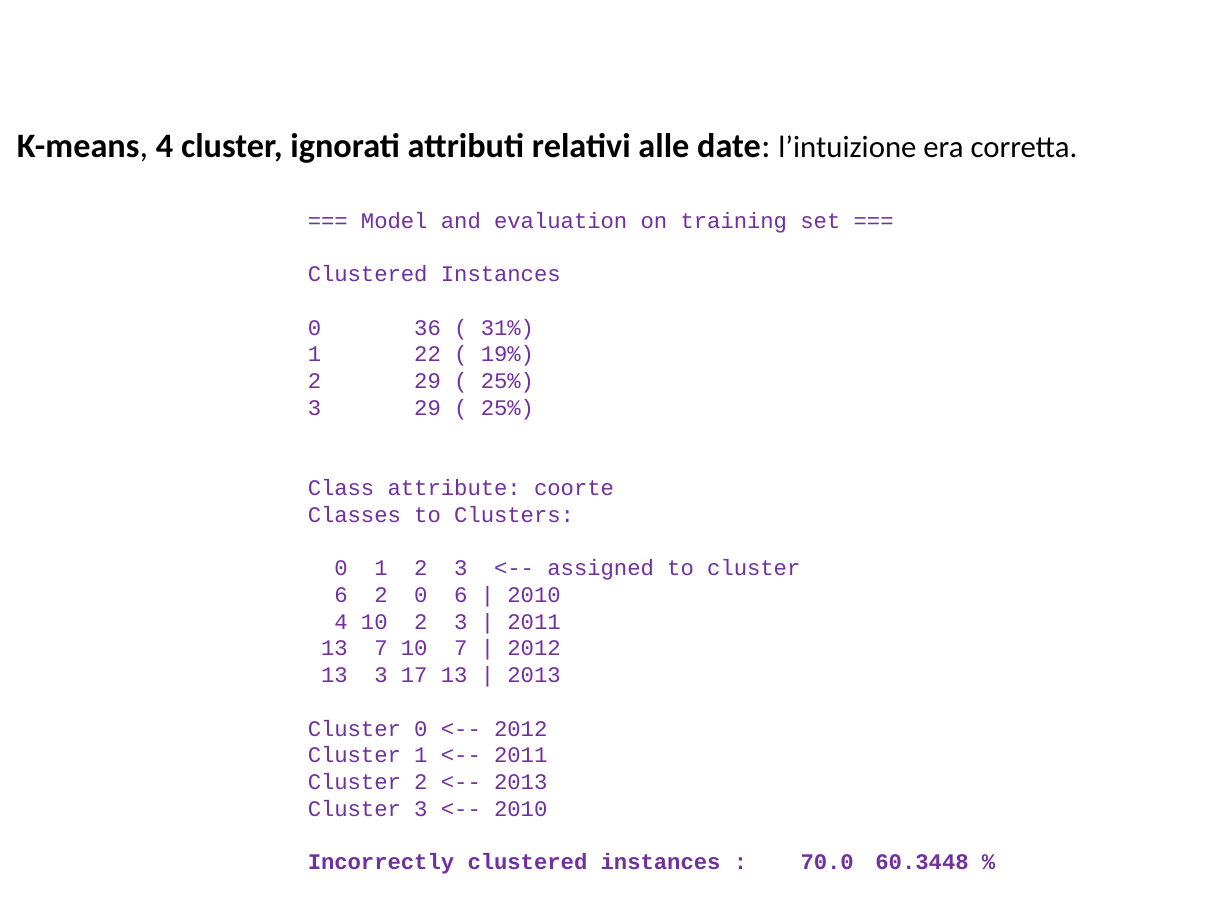
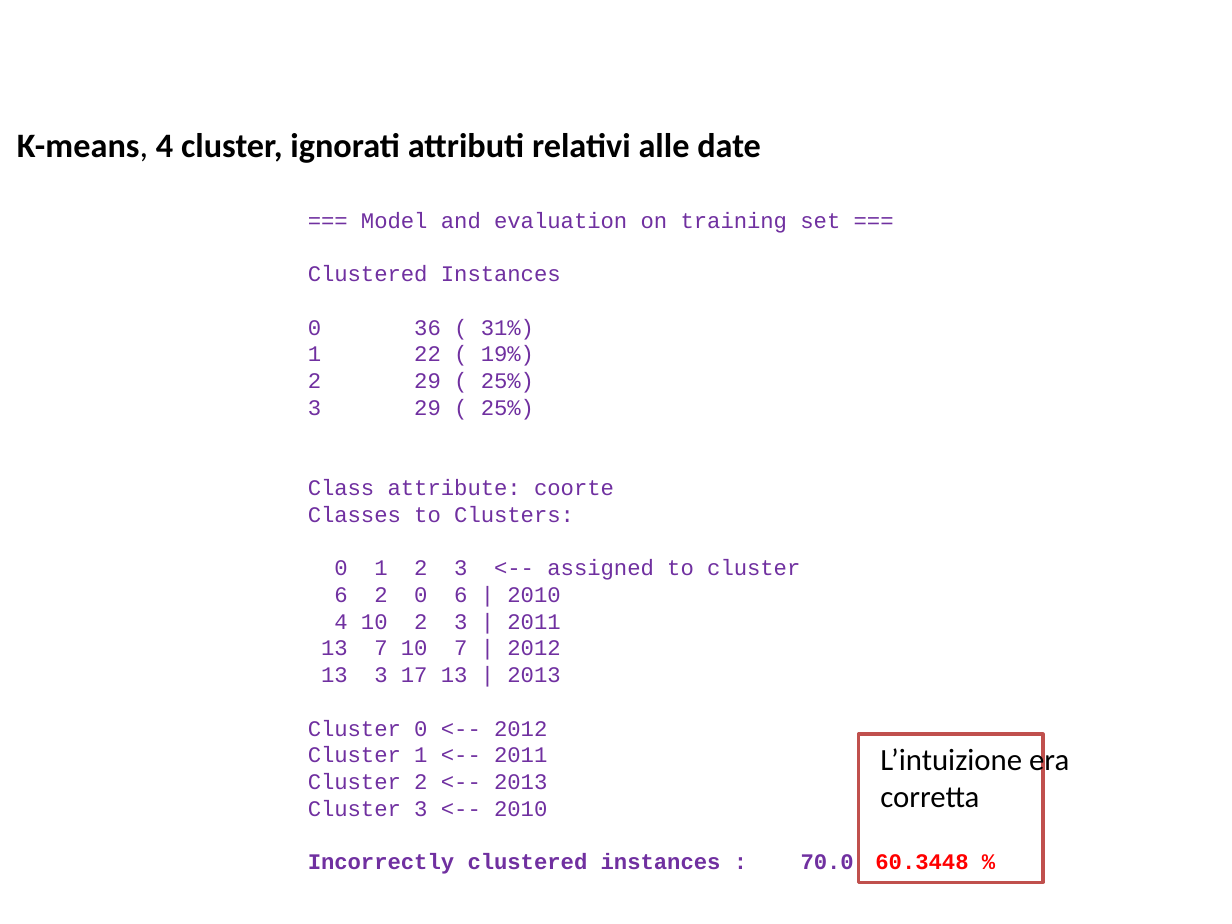
Before and after one commit to BlacknDecker/unifi, a slide deck: slide 67 of relazione.pptx (slide 65 before the commit). Drawn at 1232x924 pixels with LibreOffice and Linux fonts; fonts in the diff are those of the drawing; background and template pictures are left out. Boxes give left, top, right and bottom in pixels: in the first picture for what was removed or moved away, otherwise in the second. Text is boxed around its words. In the diff, an @@ line names an element or a change of style, - is before the commit and + after.

```diff
--- a/relazione.pptx
+++ b/relazione.pptx
@@ text at <box>17,133,761,163</box>: text changed @@
-K-means, 4 cluster, ignorati attributi relativi alle date: l’intuizione era corretta.
+K-means, 4 cluster, ignorati attributi relativi alle date
@@ rectangle added at <box>859,734,1044,882</box>, fill #FFFFFF, outline #C0504D 2 pt @@
@@ text added at <box>880,745,1069,808</box>, 18 pt, text #000000 @@
+L’intuizione era corretta
@@ text at <box>308,853,968,874</box>: text colour #7030A0 to #FF0000 in "60.3448 %" @@
```
Also in this commit, not shown: 5 other slides changed, 6 slides added, 7 other files.
